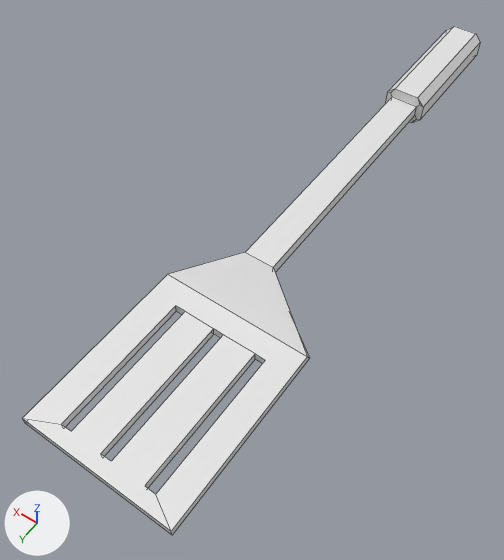
The Blender file Spatula.blend as it was, and as the next commit left it.
Rendered twice from a 50 mm lens placed at (-10.3, 28.4, 22.7), pointed at (0.9, 12.7, -2.0). Arrows for +X, +Y and +Z are at lower left; the lights stay in place. Mesh edges are drawn as thin lines.

Script lines for the objects in view, before the commit:
```python
mat_material = principled_material('Material')
mat_material.base_color = (0.8, 0.8, 0.8)  # white #e7e7e7
me_cube = bpy.data.meshes.new('Cube')
me_cube.from_pydata(...)  # 60 vertices, 44 faces; spans x -3.6..3.6, y -5.7..23.7, z -1.3..1.4
me_cube.materials.append(mat_material)  # white #e7e7e7
ob_cube = bpy.data.objects.new('Cube', me_cube)
ob_cube.location = (0.0, 0.0, 0.0)
```
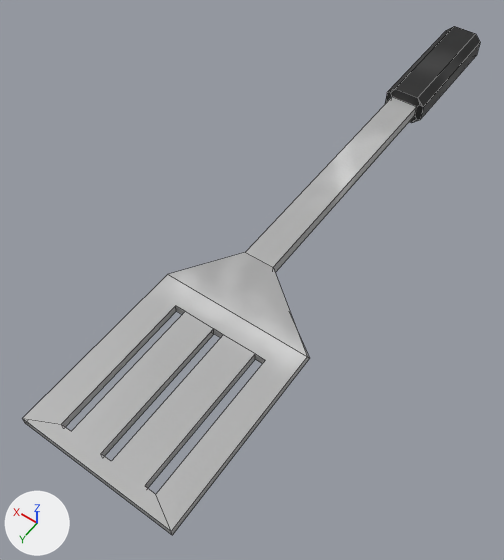
Location of each change, [x1, y1, x2, y2] in pixels of the pictures (504 x 560 px):
'Cube', surface changed (white to grey)
    both: [22, 26, 480, 535]

Diff of the bpy script that builds the scene:
```diff
--- a/Spatula.blend.py
+++ b/Spatula.blend.py
@@ img_spatula_tif @@
+img_spatula_tif = load_image('spatula.tif', 'spatula.tif', 1024, 1024, 'sRGB')
@@ mat_material @@
 mat_material = principled_material('Material')
-mat_material.base_color = (0.8, 0.8, 0.8)  # white #e7e7e7
+mat_material.texture = img_spatula_tif
```
